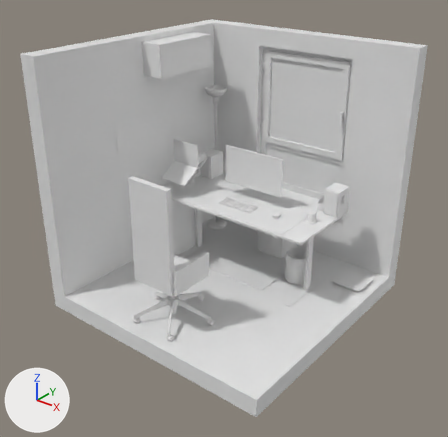
Before and after pictures for a commit that changed the glTF model static/models/room.glb.
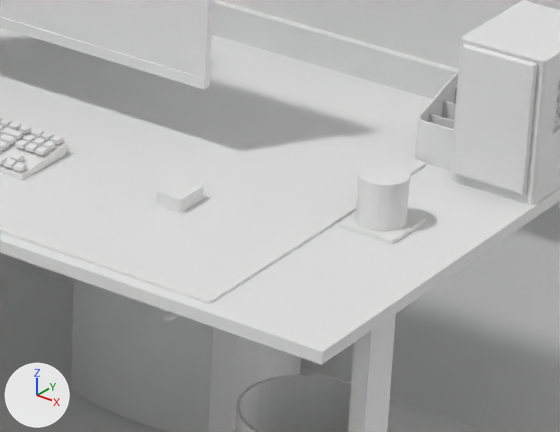
The first picture shows the older version from a 50 mm camera at (15.51, -19.78, 15.41) aimed at (0.23, -0.68, 3.57). The close-ups show both versions on the part from 55% to 76% of the width and 42% to 59% of the height of that picture; other places that the commit changed are outside them. Lighting does not change. The marker at lower left points along +X, +Y and +Z. Where no turn or scale is listed for an object, it has been applied to the vertices. Vertices at the same position are counted once.

In view in the first close-up: 'Bin', 'Coaster', 'Cup', 'Mouse_pad', 'Pouf', 'floor', 'glass-bottom', 'monitor', 'monitor_screen', 'right_speaker', 'tabletop', 'top-part', 'wall-right', 'window-frame'.
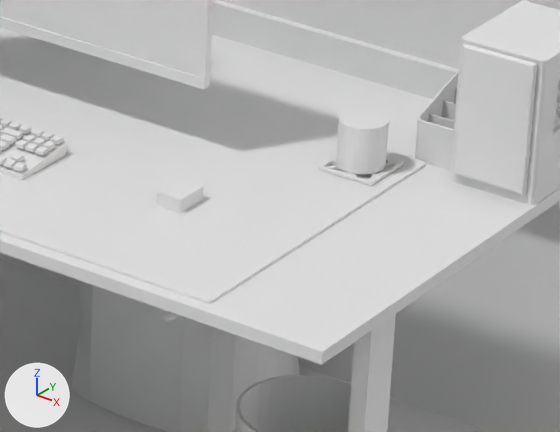
What changed in the scene script:
```text
Change me_cube_017:
    where me_cube_017.from_pydata(...)  # 152 vertices, 300 faces; spans x -0.84..0.84, y -0.84..0.84, z -0.79..0.84
    used by ob_pouf; location = (0.017, 4.02, 0.794)
    me_cube_017 part 1
    me_cube_017.vertices[72].co: (-0.73, -0.73, -0.47) -> (-0.7, -0.7, -0.46)  # pixel (71, 358) -> pixel (76, 356)
    me_cube_017.vertices[73].co: (-0.73, -0.73, -0.16) -> (-0.69, -0.69, -0.15)  # pixel (72, 326) -> pixel (79, 325)
    me_cube_017.vertices[74].co: (-0.73, -0.73, 0.16) -> (-0.69, -0.69, 0.15)  # pixel (73, 294) -> pixel (80, 295)
    me_cube_017.vertices[75].co: (-0.73, -0.73, 0.47) -> (-0.7, -0.7, 0.46)
    me_cube_017 part 2: 4 of 152 vertices moved; they spanned x 0.73, y 0.73, z -0.47..0.47 and now span x 0.69..0.7, y 0.69..0.7, z -0.46..0.46; mean shift (-0.04, -0.04, 0.0); largest move (0.73, 0.73, 0.16) -> (0.69, 0.69, 0.15)
Change me_cube_049:
    used by ob_coaster; location = (3.265, 1.627, 3.506)
    remove me_cube_049.from_pydata(...)  # 8 vertices, 12 faces; spans x -0.238..0.238, y -0.238..0.238, z -0.017..0.017
    add me_cube_049.from_pydata(...)  # 296 vertices, 622 faces; spans x -0.238..0.238, y -0.238..0.238, z -0.013..0.013
    me_cube_049 part 3: 8 vertices removed from x -0.238..0.238, y -0.238..0.238, z -0.017..0.017; 296 vertices added at x -0.238..0.238, y -0.238..0.238, z -0.013..0.013
Change ob_coaster:
    ob_coaster.location: (3.265, 1.627, 3.506) -> (2.635, 2.342, 3.53)
Change ob_cup:
    ob_cup.location: (3.258, 1.622, 3.716) -> (2.635, 2.342, 3.738)
```

Changed parts and their boxes [x1, y1, x2, y2] in the close-ups (560 x 432 px; the box of a moved part takes in the faces that stretch with it):
'Pouf', reshaped
    before: [71, 279, 301, 432]
    after: [71, 281, 299, 432]
'Cup', moved
    before: [355, 163, 410, 231]
    after: [336, 109, 389, 174]
'Coaster', reshaped, moved
    before: [338, 212, 426, 244]
    after: [318, 155, 404, 186]
part 1 of me_cube_017, moved or reshaped
    before: [71, 279, 93, 401]
    after: [71, 281, 93, 401]
part 2 of me_cube_017, moved or reshaped
    before: [293, 355, 301, 374]
    after: [293, 355, 299, 374]
